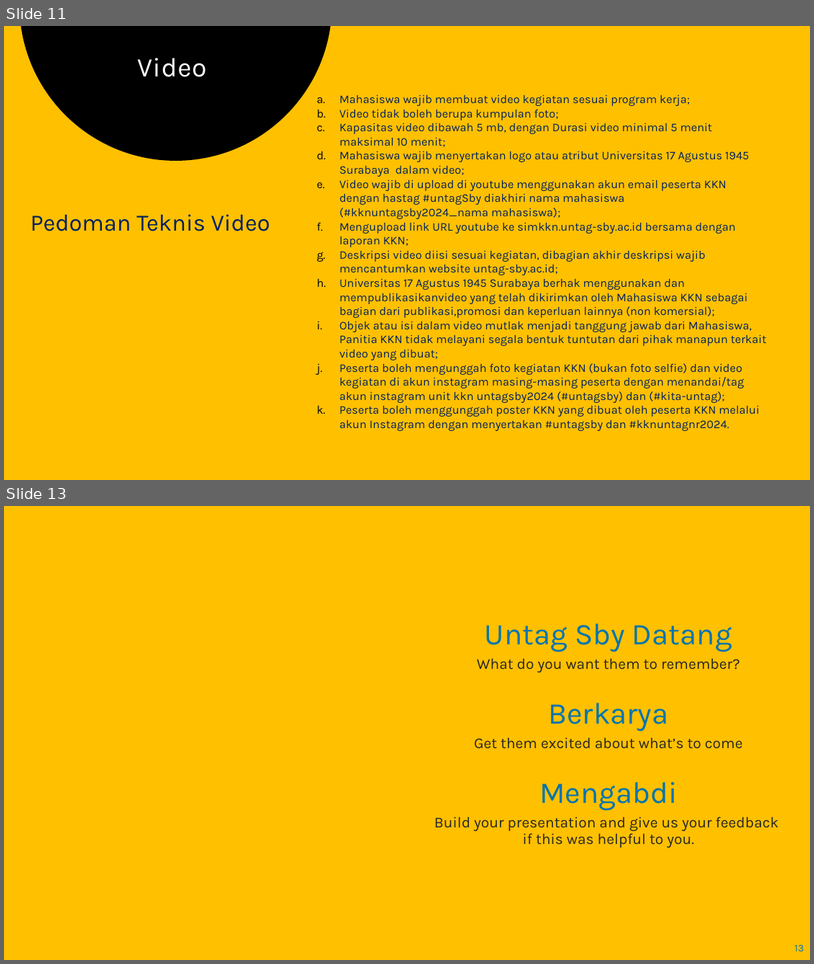
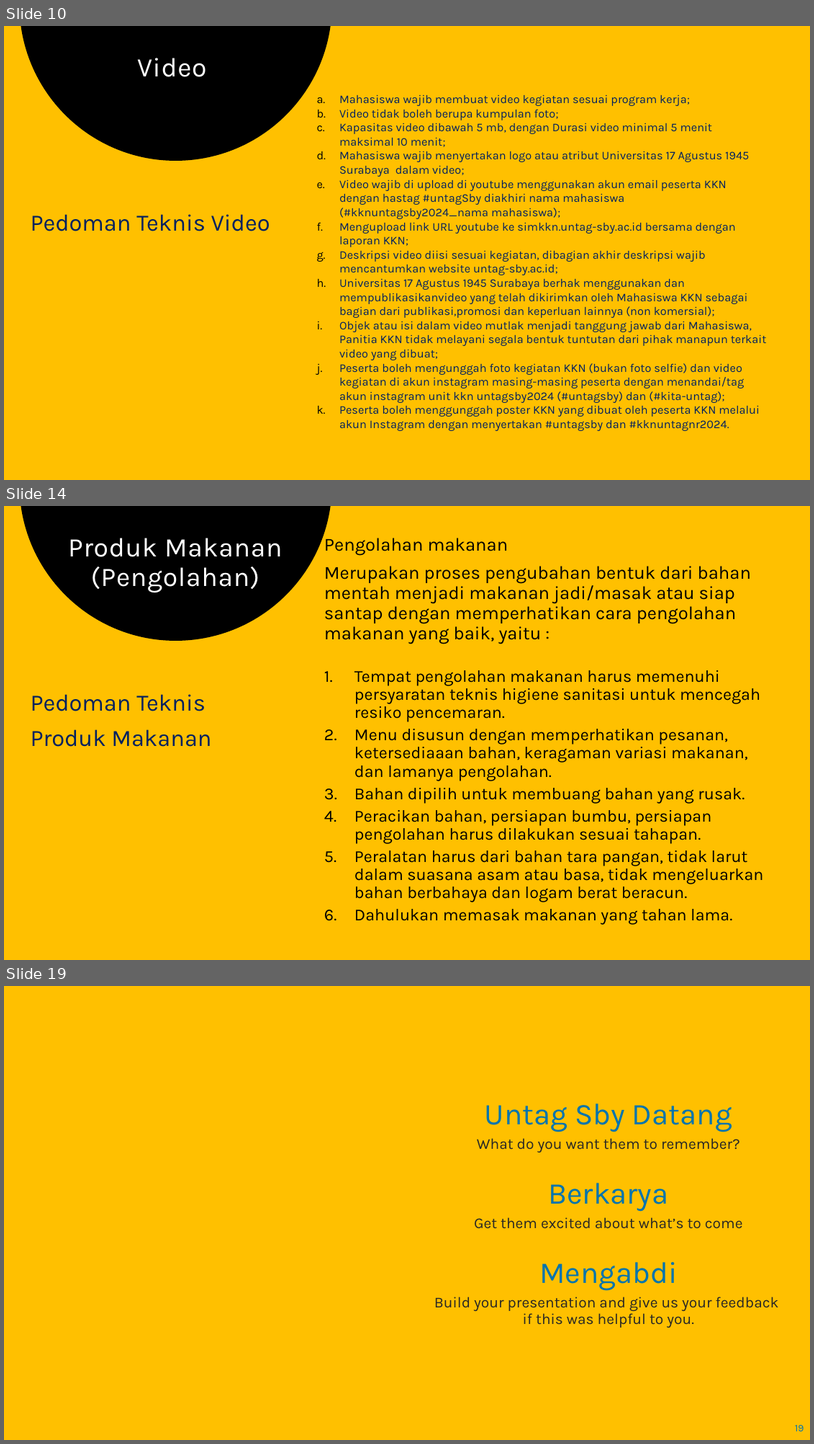
Before and after one commit to chariotofthesun/kkngenap2024, a slide deck: petunjuk teknis luaran kkn untag sby.pptx. Shown one above the other, each under a label of ours: slides 11 and 13 before the commit, slides 10, 14 and 19 after it; the slides between them are not shown. The pictures are 814x964 and 814x1444 pixels, drawn with LibreOffice and Linux fonts; fonts in the diff are those of the drawing; background and template pictures are left out. Boxes give left, top, right and bottom in pixels: in the first picture for what was removed or moved away, otherwise in the second. Text is boxed around its words. In the diff, an @@ line names an element or a change of style, - is before the commit and + after.

```diff
--- a/petunjuk teknis luaran kkn untag sby.pptx
+++ b/petunjuk teknis luaran kkn untag sby.pptx
@@ slide 14 added at [4, 506, 810, 960], background #FFC000 @@
@@ freeform shape added at [19, 506, 332, 641], fill #000000 @@
@@ title added at [68, 538, 282, 593], 32 pt, text #FFFFFF @@
+Produk Makanan
+(Pengolahan)
@@ text added at [324, 538, 764, 924], 20 pt, text #000000 @@
+Pengolahan makanan
+Merupakan proses pengubahan bentuk dari bahan mentah menjadi makanan jadi/masak atau siap santap dengan memperhatikan cara pengolahan makanan yang baik, yaitu :
+  1. Tempat pengolahan makanan harus memenuhi persyaratan teknis higiene sanitasi untuk mencegah resiko pencemaran.
+  2. Menu disusun dengan memperhatikan pesanan, ketersediaaan bahan, keragaman variasi makanan, dan lamanya pengolahan.
+  3. Bahan dipilih untuk membuang bahan yang rusak.
+  4. Peracikan bahan, persiapan bumbu, persiapan pengolahan harus dilakukan sesuai tahapan.
+  5. Peralatan harus dari bahan tara pangan, tidak larut dalam suasana asam atau basa, tidak mengeluarkan bahan berbahaya dan logam berat beracun.
+  6. Dahulukan memasak makanan yang tahan lama.
@@ text added at [31, 694, 211, 746], 28 pt, text #002060 @@
+Pedoman Teknis
+Produk Makanan
@@ what was slide 11 is now slide 10 @@
@@ what was slide 13 is now slide 19 @@
@@ page number at [795, 1424, 805, 1431]: text changed @@
-13
+19
```
Also in this commit, not shown: 1 slide changed, 6 other slides added, 1 slide removed.
